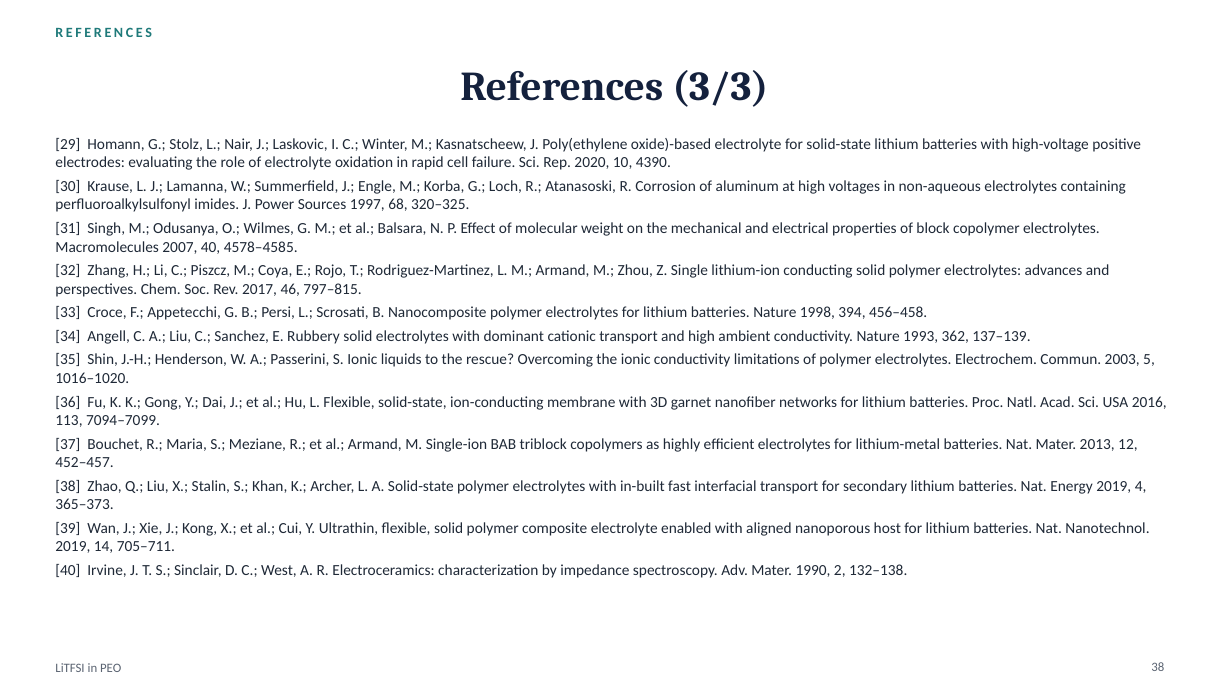
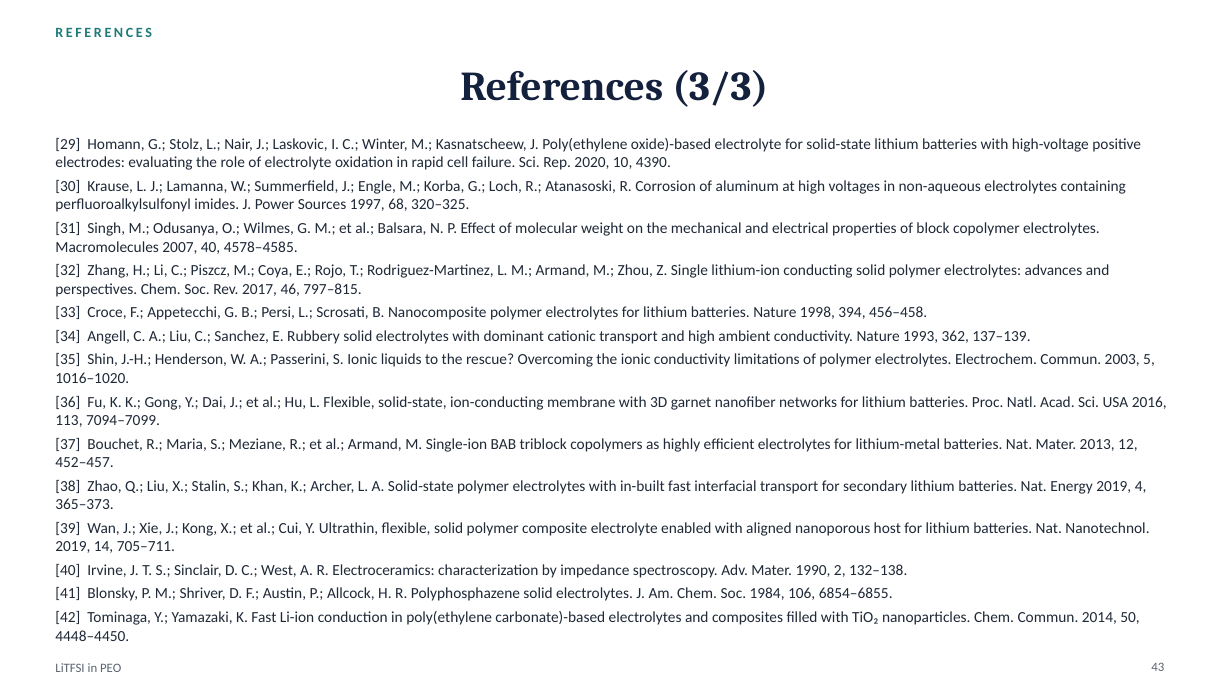
Before and after one commit to zhaoyuw44-lang/Trash, a slide deck: slide 43 of litfsi_peo_ppt/LiTFSI_in_PEO.pptx (slide 38 before the commit). Drawn at 1232x693 pixels with LibreOffice and Linux fonts; fonts in the diff are those of the drawing. Boxes give left, top, right and bottom in pixels: in the first picture for what was removed or moved away, otherwise in the second. Text is boxed around its words. In the diff, an @@ line names an element or a change of style, - is before the commit and + after.

```diff
--- a/litfsi_peo_ppt/LiTFSI_in_PEO.pptx
+++ b/litfsi_peo_ppt/LiTFSI_in_PEO.pptx
@@ text at box(55, 587, 1139, 641): paragraphs added @@
+[41] Blonsky, P. M.; Shriver, D. F.; Austin, P.; Allcock, H. R. Polyphosphazene solid electrolytes. J. Am. Chem. Soc. 1984, 106, 6854–6855.
+[42] Tominaga, Y.; Yamazaki, K. Fast Li-ion conduction in poly(ethylene carbonate)-based electrolytes and composites filled with TiO₂ nanoparticles. Chem. Commun. 2014, 50, 4448–4450.
@@ page number at box(1151, 662, 1164, 671): text changed @@
-38
+43
```
Also in this commit, not shown: 15 other slides changed, 5 slides added, 7 other files.
